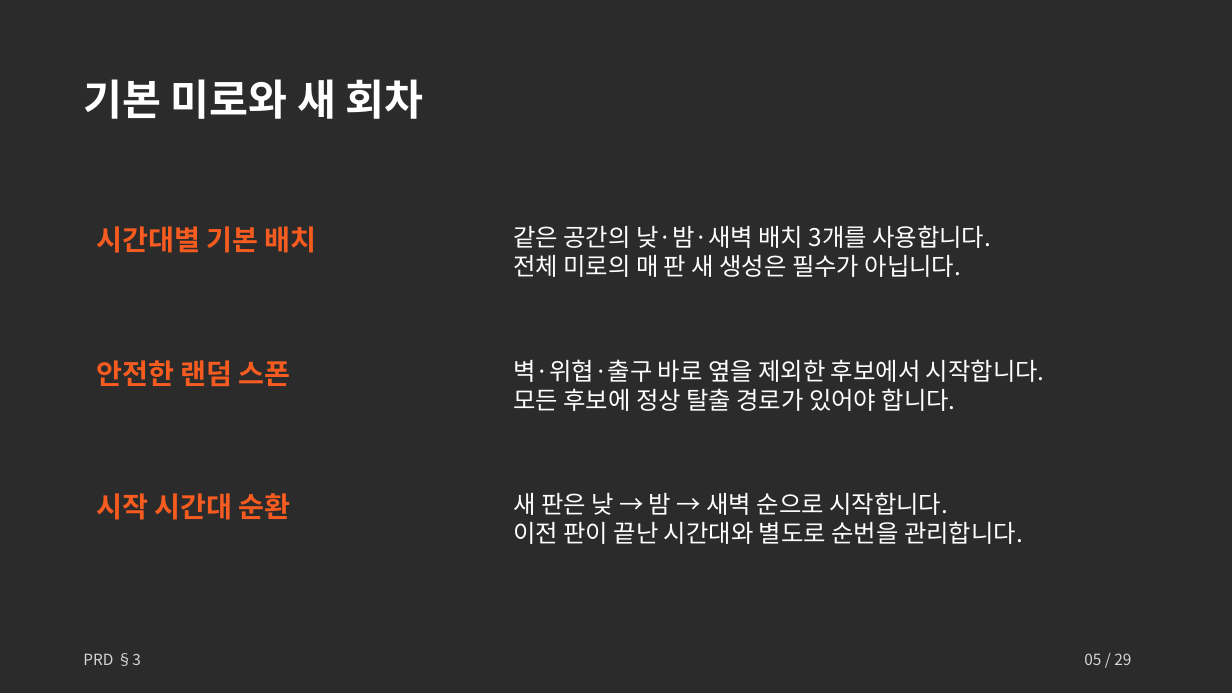
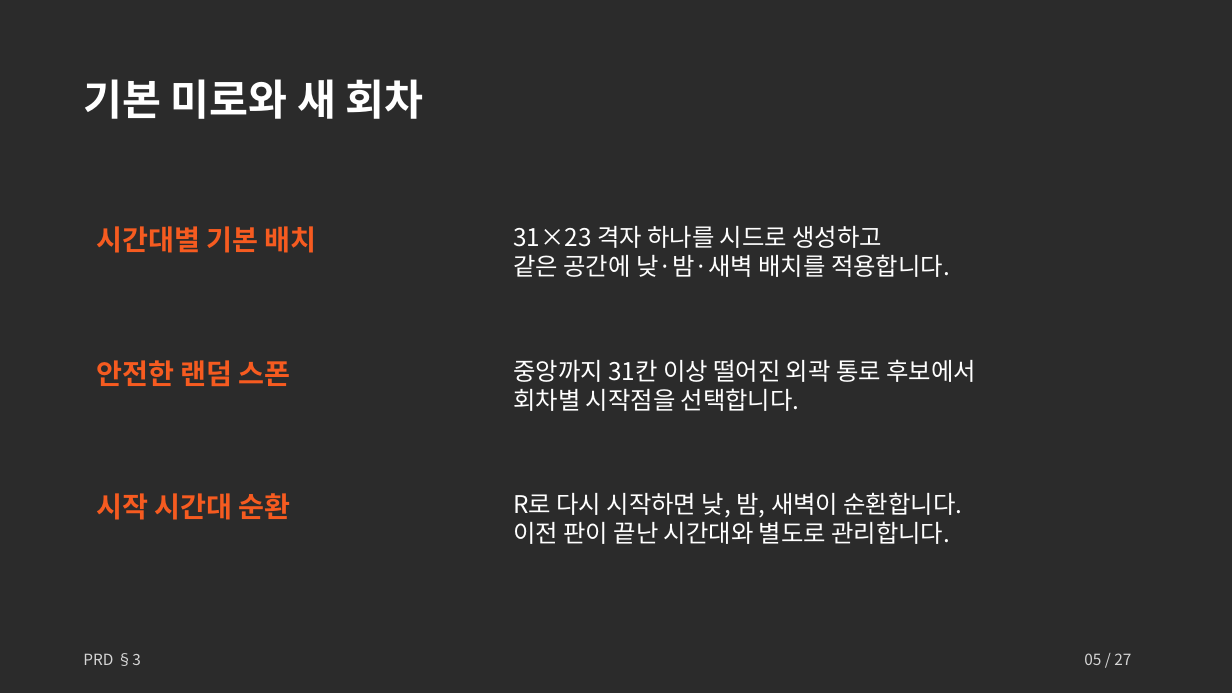
Before and after one commit to Hollolloho/2DGP_TermProject, a slide deck: slide 5 of Docs/초보자를 위한 미로 탈출 안내서_기획안.pptx. Drawn at 1232x693 pixels with LibreOffice and Linux fonts; fonts in the diff are those of the drawing; background and template pictures are left out; a plain dark background stands for a picture behind light text. Boxes give left, top, right and bottom in pixels: in the first picture for what was removed or moved away, otherwise in the second. Text is boxed around its words. In the diff, an @@ line names an element or a change of style, - is before the commit and + after.

```diff
--- a/Docs/초보자를 위한 미로 탈출 안내서_기획안.pptx
+++ b/Docs/초보자를 위한 미로 탈출 안내서_기획안.pptx
@@ text at (513,226,950,277): text changed @@
-같은 공간의 낮·밤·새벽 배치 3개를 사용합니다.
-전체 미로의 매 판 새 생성은 필수가 아닙니다.
+31×23 격자 하나를 시드로 생성하고
+같은 공간에 낮·밤·새벽 배치를 적용합니다.
@@ text at (513,359,976,411): text changed @@
-벽·위협·출구 바로 옆을 제외한 후보에서 시작합니다.
-모든 후보에 정상 탈출 경로가 있어야 합니다.
+중앙까지 31칸 이상 떨어진 외곽 통로 후보에서
+회차별 시작점을 선택합니다.
@@ text at (513,492,963,544): text changed @@
-새 판은 낮 → 밤 → 새벽 순으로 시작합니다.
-이전 판이 끝난 시간대와 별도로 순번을 관리합니다.
+R로 다시 시작하면 낮, 밤, 새벽이 순환합니다.
+이전 판이 끝난 시간대와 별도로 관리합니다.
@@ text at (1084,653,1131,665): text changed @@
-05 / 29
+05 / 27
```
Also in this commit, not shown: 26 other slides changed, 7 other files.
